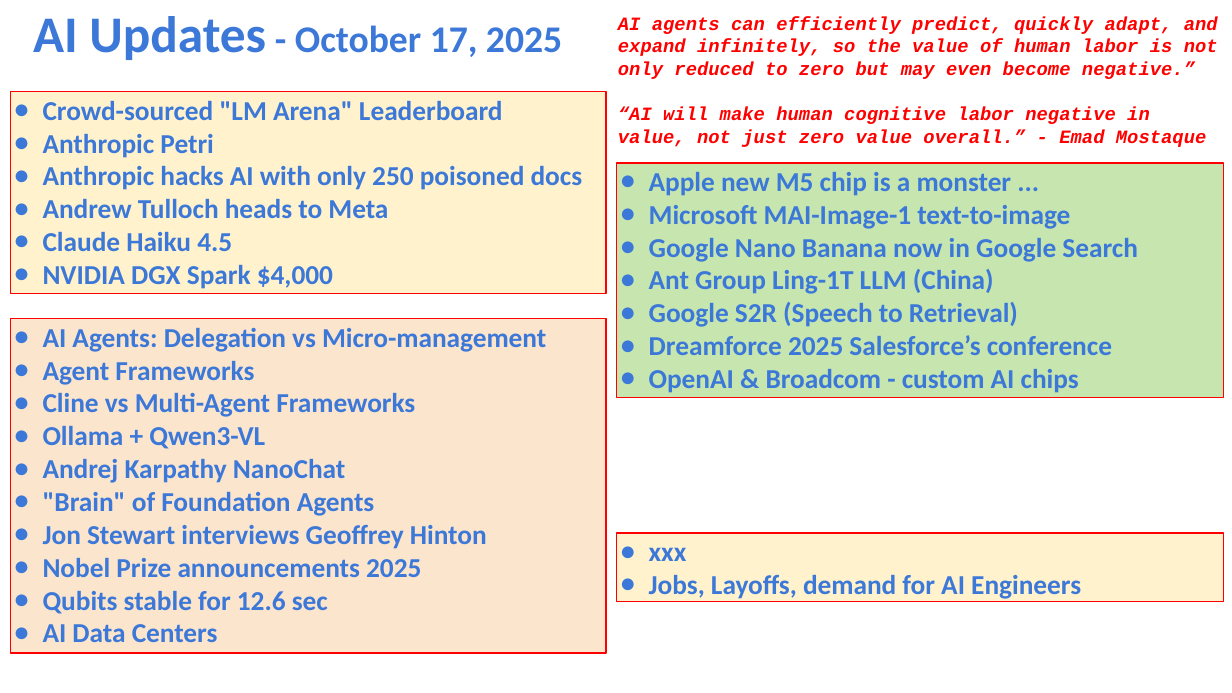
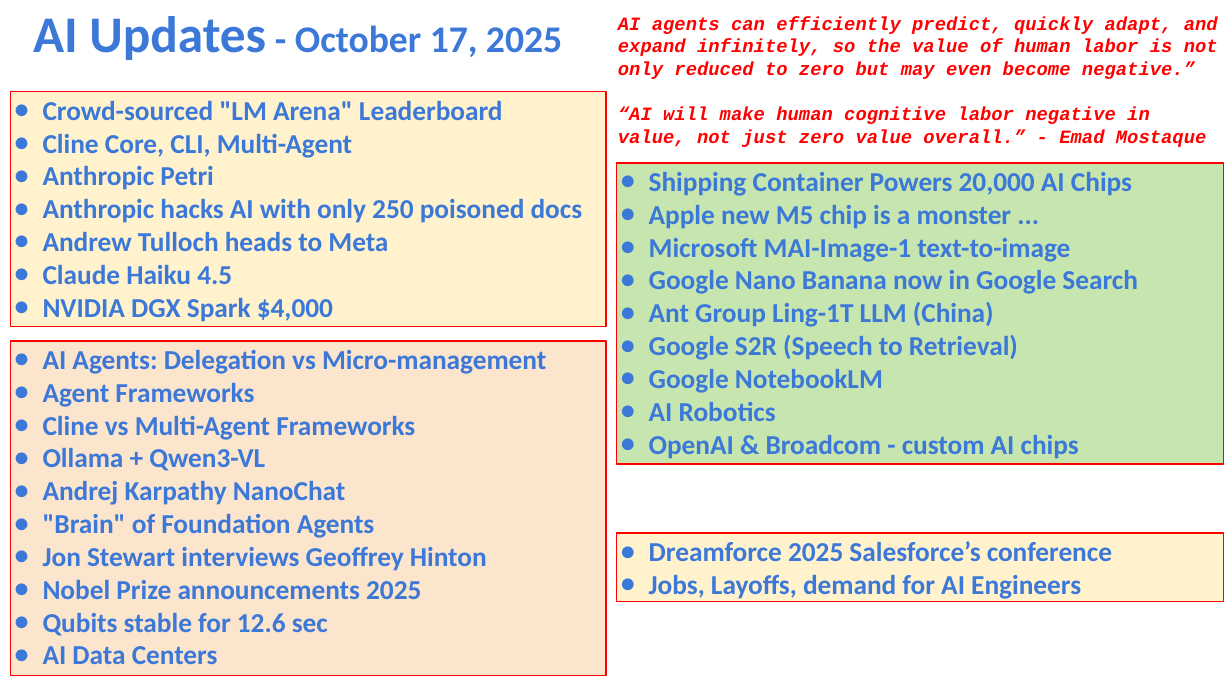
Before and after one commit to lselector/seminar, a slide deck: slide 1 of 2025/2025-10-17-AI-Updates.pptx. Drawn at 1232x693 pixels with LibreOffice and Linux fonts; fonts in the diff are those of the drawing. Boxes give left, top, right and bottom in pixels: in the first picture for what was removed or moved away, otherwise in the second. Text is boxed around its words. In the diff, an @@ line names an element or a change of style, - is before the commit and + after.

```diff
--- a/2025/2025-10-17-AI-Updates.pptx
+++ b/2025/2025-10-17-AI-Updates.pptx
@@ rectangle "Crowd-sourced "LM Arena" Leaderboard": place and size @@
-rectangle "Crowd-sourced "LM Arena" Leaderboard" at (11, 91, 606, 293)
+rectangle "Crowd-sourced "LM Arena" Leaderboard" at (11, 91, 606, 326)
@@ text in rectangle at (43, 134, 352, 158): paragraph added @@
+● Cline Core, CLI, Multi-Agent
@@ rectangle "Shipping Container Powers 20,000 AI ...": place and size @@
-rectangle "Shipping Container Powers 20,000 AI ..." at (617, 163, 1223, 398)
+rectangle "Shipping Container Powers 20,000 AI ..." at (617, 163, 1223, 463)
@@ text in rectangle at (649, 172, 1132, 196): paragraph added @@
+● Shipping Container Powers 20,000 AI Chips
@@ rectangle "AI Agents: Delegation vs Micro-management": place and size @@
-rectangle "AI Agents: Delegation vs Micro-management" at (11, 319, 606, 653)
+rectangle "AI Agents: Delegation vs Micro-management" at (11, 341, 606, 675)
@@ text in rectangle at (649, 369, 883, 421): text changed @@
-● Dreamforce 2025 Salesforce’s conference
+● Google NotebookLM
+● AI Robotics
@@ text in rectangle at (649, 541, 1112, 561): text changed @@
-● xxx
+● Dreamforce 2025 Salesforce’s conference
```
Also in this commit, not shown: 1 other slide changed, 5 slides added.
